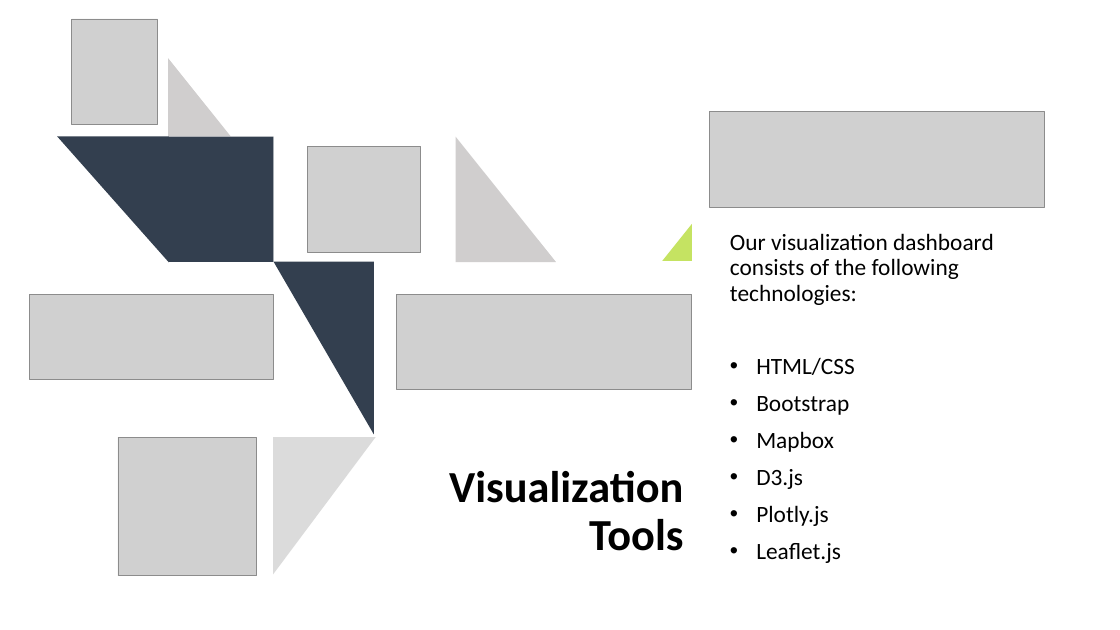
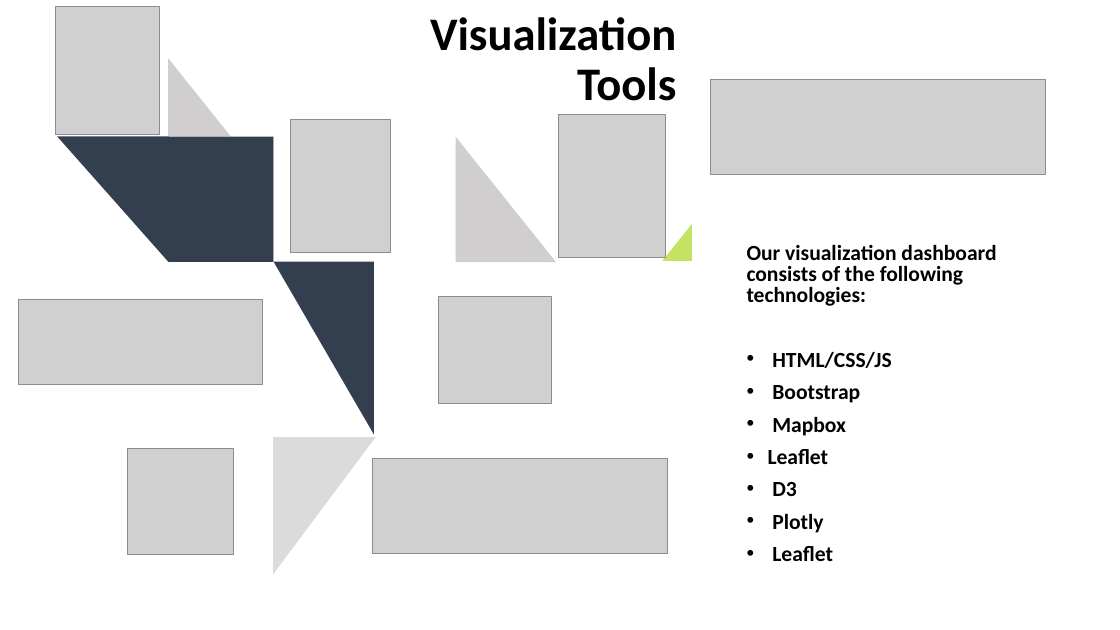
Before and after one commit to neha-nayeem/Project-2, a slide deck: slide 8 of Presentation - Project 02.pptx. Drawn at 1120x630 pixels with LibreOffice and Linux fonts; fonts in the diff are those of the drawing; grey boxes stand for pictures. Boxes give left, top, right and bottom in pixels: in the first picture for what was removed or moved away, otherwise in the second. Text is boxed around its words. In the diff, an @@ line names an element or a change of style, - is before the commit and + after.

Commit message:
PPT
minor changed

```diff
--- a/Presentation - Project 02.pptx
+++ b/Presentation - Project 02.pptx
@@ picture: place and size @@
-picture at [72, 19, 158, 125]
+picture at [55, 7, 160, 135]
@@ title "Visualization Tools": place and size @@
-title "Visualization Tools" at [449, 470, 683, 551]
+title "Visualization Tools" at [430, 17, 676, 101]
@@ title "Visualization Tools" at [430, 17, 676, 101]: size 38 to 40 pt @@
@@ picture: place and size @@
-picture at [710, 112, 1045, 208]
+picture at [711, 79, 1046, 175]
@@ picture added at [559, 114, 665, 257] @@
@@ picture added at [291, 120, 391, 252] @@
@@ text "Our visualization dashboard consists of ...": place and size @@
-text "Our visualization dashboard consists of ..." at [730, 233, 994, 563]
+text "Our visualization dashboard consists of ..." at [747, 245, 996, 561]
@@ text at [747, 245, 996, 436]: size 20 to 18.5 pt, bold on in "Our visualization dashboard consists of the following ...", "Bootstrap", "Mapbox"; line spacing 0.9 to 0.8 @@
@@ picture: place and size @@
-picture at [29, 294, 273, 379]
+picture at [18, 299, 262, 384]
@@ picture: place and size @@
-picture at [308, 146, 421, 253]
+picture at [439, 297, 552, 403]
@@ text at [772, 352, 891, 368]: text changed; size 20 to 18.5 pt; bold on @@
-• HTML/CSS
+• HTML/CSS/JS
@@ picture: place and size @@
-picture at [118, 437, 256, 576]
+picture at [127, 449, 233, 555]
@@ text at [768, 449, 833, 561]: text changed; size 20 to 18.5 pt; bold on @@
-• D3.js
-• Plotly.js
-• Leaflet.js
+• Leaflet
+• D3
+• Plotly
+• Leaflet
@@ picture: place and size @@
-picture at [397, 294, 692, 389]
+picture at [372, 459, 668, 554]
```
